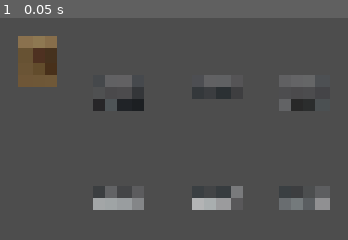
Above: before the commit, frame 1.
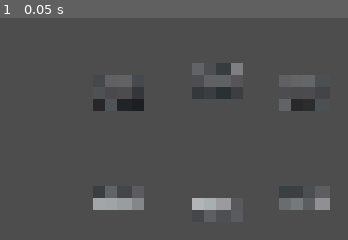
Above: after the commit, the same moment.

Repository: heathbar/triantis
Game: Godot game, scene res://levels/braid/strips/start2.tscn
The game is run twice, just before and just after one commit, with the same random seed, the same clock (stepped at 60 frames per second) and the same inputs. This scene is started directly instead of the project's main scene. Sound files missing from this copy of the repository are replaced by a short silence.
Inputs:
- Up to frame 1 (0.05 s): no input

The runs differ from the first frame. In frame 1, 2.9% of the frame differs, in the area x 5-70%, y 8-82%.

Commit message:
more maps and a sniper fix

Diff:
--- /dev/null
+++ b/levels/braid/junctions/crossing5.tscn
@@ -0,0 +1,74 @@
+[gd_scene format=3 uid="uid://dvjv32xx8l32p"]
+
+[ext_resource type="Script" uid="uid://dpwgdn1kr3u22" path="res://scripts/braid/braid_junction.gd" id="1_ne1lh"]
+[ext_resource type="Script" uid="uid://rjebii07ei8a" path="res://scripts/braid/braid_block.gd" id="2_rviwo"]
+[ext_resource type="Script" uid="uid://cxawcvhuwddeq" path="res://scripts/braid/braid_spawn.gd" id="3_p65jk"]
+
+[node name="Crossing" type="Node2D" unique_id=1944192971]
+script = ExtResource("1_ne1lh")
+difficulty = 3
+
+[node name="Block1" type="StaticBody2D" parent="." unique_id=724239315]
+texture_repeat = 2
+position = Vector2(0, 344)
+collision_layer = 16
+collision_mask = 0
+script = ExtResource("2_rviwo")
+size = Vector2(360, 32)
+
+[node name="Block2" type="StaticBody2D" parent="." unique_id=1278132381]
+texture_repeat = 2
+position = Vector2(920, 344)
+collision_layer = 16
+collision_mask = 0
+script = ExtResource("2_rviwo")
+size = Vector2(360, 32)
+
+[node name="Block3" type="StaticBody2D" parent="." unique_id=819782055]
+texture_repeat = 2
+position = Vector2(608, 328)
+collision_layer = 16
+collision_mask = 0
+script = ExtResource("2_rviwo")
+variant = 2
+
+[node name="Block4" type="StaticBody2D" parent="." unique_id=934899282]
+texture_repeat = 2
+position = Vector2(344, 150)
+collision_layer = 16
+collision_mask = 0
+script = ExtResource("2_rviwo")
+size = Vector2(360, 40)
+
+[node name="Block5" type="StaticBody2D" parent="." unique_id=99717221]
+texture_repeat = 2
+position = Vector2(344, 530)
+collision_layer = 16
+collision_mask = 0
+script = ExtResource("2_rviwo")
+size = Vector2(360, 40)
+
+[node name="Vent1" type="Node2D" parent="." unique_id=329035879]
+z_index = -10
+position = Vector2(200, 60)
+script = ExtResource("3_p65jk")
+
+[node name="Vent2" type="Node2D" parent="." unique_id=1112866934]
+z_index = -10
+position = Vector2(200, 660)
+script = ExtResource("3_p65jk")
+
+[node name="Vent3" type="Node2D" parent="." unique_id=1674509772]
+z_index = -10
+position = Vector2(640, 100)
+script = ExtResource("3_p65jk")
+
+[node name="Vent4" type="Node2D" parent="." unique_id=723029609]
+z_index = -10
+position = Vector2(640, 620)
+script = ExtResource("3_p65jk")
+
+[node name="Vent5" type="Node2D" parent="." unique_id=1260635230]
+z_index = -10
+position = Vector2(873, 359)
+script = ExtResource("3_p65jk")
--- /dev/null
+++ b/levels/braid/junctions/crossing6.tscn
@@ -0,0 +1,154 @@
+[gd_scene format=3 uid="uid://c5gmksr30t3ot"]
+
+[ext_resource type="Script" uid="uid://dpwgdn1kr3u22" path="res://scripts/braid/braid_junction.gd" id="1_mtp8d"]
+[ext_resource type="Script" uid="uid://rjebii07ei8a" path="res://scripts/braid/braid_block.gd" id="2_muify"]
+[ext_resource type="Script" uid="uid://cxawcvhuwddeq" path="res://scripts/braid/braid_spawn.gd" id="3_crl8x"]
+
+[node name="Crossing" type="Node2D" unique_id=1944192971]
+script = ExtResource("1_mtp8d")
+difficulty = 3
+
+[node name="Block1" type="StaticBody2D" parent="." unique_id=724239315]
+texture_repeat = 2
+position = Vector2(0, 344)
+collision_layer = 16
+collision_mask = 0
+script = ExtResource("2_muify")
+size = Vector2(360, 32)
+
+[node name="Block2" type="StaticBody2D" parent="." unique_id=1278132381]
+texture_repeat = 2
+position = Vector2(920, 344)
+collision_layer = 16
+collision_mask = 0
+script = ExtResource("2_muify")
+size = Vector2(360, 32)
+
+[node name="Block3" type="StaticBody2D" parent="." unique_id=1596398954]
+texture_repeat = 2
+position = Vector2(1025, 146)
+collision_layer = 16
+collision_mask = 0
+script = ExtResource("2_muify")
+variant = 2
+
+[node name="Block15" type="StaticBody2D" parent="." unique_id=497162351]
+texture_repeat = 2
+position = Vector2(1025, 504)
+collision_layer = 16
+collision_mask = 0
+script = ExtResource("2_muify")
+variant = 2
+
+[node name="Block4" type="StaticBody2D" parent="." unique_id=934899282]
+texture_repeat = 2
+position = Vector2(344, 138)
+collision_layer = 16
+collision_mask = 0
+script = ExtResource("2_muify")
+size = Vector2(96, 40)
+
+[node name="Block5" type="StaticBody2D" parent="." unique_id=99717221]
+texture_repeat = 2
+position = Vector2(344, 522)
+collision_layer = 16
+collision_mask = 0
+script = ExtResource("2_muify")
+size = Vector2(96, 40)
+
+[node name="Block6" type="StaticBody2D" parent="." unique_id=1933993866]
+texture_repeat = 2
+position = Vector2(440, 146)
+collision_layer = 16
+collision_mask = 0
+script = ExtResource("2_muify")
+size = Vector2(48, 48)
+
+[node name="Block8" type="StaticBody2D" parent="." unique_id=1688888670]
+texture_repeat = 2
+position = Vector2(488, 161)
+collision_layer = 16
+collision_mask = 0
+script = ExtResource("2_muify")
+size = Vector2(48, 48)
+
+[node name="Block9" type="StaticBody2D" parent="." unique_id=1302153909]
+texture_repeat = 2
+position = Vector2(536, 193)
+collision_layer = 16
+collision_mask = 0
+script = ExtResource("2_muify")
+size = Vector2(48, 64)
+
+[node name="Block10" type="StaticBody2D" parent="." unique_id=1969394811]
+texture_repeat = 2
+position = Vector2(584, 241)
+collision_layer = 16
+collision_mask = 0
+script = ExtResource("2_muify")
+size = Vector2(48, 72)
+
+[node name="Block14" type="StaticBody2D" parent="." unique_id=363732435]
+texture_repeat = 2
+position = Vector2(632, 274)
+collision_layer = 16
+collision_mask = 0
+script = ExtResource("2_muify")
+size = Vector2(48, 160)
+
+[node name="Block13" type="StaticBody2D" parent="." unique_id=1388550098]
+texture_repeat = 2
+position = Vector2(584, 402)
+collision_layer = 16
+collision_mask = 0
+script = ExtResource("2_muify")
+size = Vector2(48, 72)
+
+[node name="Block7" type="StaticBody2D" parent="." unique_id=455618390]
+texture_repeat = 2
+position = Vector2(440, 506)
+collision_layer = 16
+collision_mask = 0
+script = ExtResource("2_muify")
+size = Vector2(48, 48)
+
+[node name="Block11" type="StaticBody2D" parent="." unique_id=399479128]
+texture_repeat = 2
+position = Vector2(488, 490)
+collision_layer = 16
+collision_mask = 0
+script = ExtResource("2_muify")
+size = Vector2(48, 48)
+
+[node name="Block12" type="StaticBody2D" parent="." unique_id=1886030569]
+texture_repeat = 2
+position = Vector2(536, 442)
+collision_layer = 16
+collision_mask = 0
+script = ExtResource("2_muify")
+size = Vector2(48, 64)
+
+[node name="Vent1" type="Node2D" parent="." unique_id=329035879]
+z_index = -10
+position = Vector2(200, 60)
+script = ExtResource("3_crl8x")
+
+[node name="Vent2" type="Node2D" parent="." unique_id=1112866934]
+z_index = -10
+position = Vector2(200, 660)
+script = ExtResource("3_crl8x")
+
+[node name="Vent3" type="Node2D" parent="." unique_id=1674509772]
+z_index = -10
+position = Vector2(640, 100)
+script = ExtResource("3_crl8x")
+
+[node name="Vent4" type="Node2D" parent="." unique_id=723029609]
+z_index = -10
+position = Vector2(640, 620)
+script = ExtResource("3_crl8x")
+
+[node name="Vent5" type="Node2D" parent="." unique_id=1260635230]
+z_index = -10
+position = Vector2(873, 359)
+script = ExtResource("3_crl8x")
--- a/levels/braid/strips/start2.tscn
+++ b/levels/braid/strips/start2.tscn
@@ -16,14 +16,6 @@
 script = ExtResource("2_block")
 size = Vector2(64, 40)
 
-[node name="Block7" type="StaticBody2D" parent="." unique_id=682753769]
-texture_repeat = 2
-position = Vector2(64, 35)
-collision_layer = 16
-collision_mask = 0
-script = ExtResource("2_block")
-variant = 2
-
 [node name="Block2" type="StaticBody2D" parent="." unique_id=1851928309]
 texture_repeat = 2
 position = Vector2(177, 233)
@@ -34,7 +26,7 @@
 
 [node name="Block3" type="StaticBody2D" parent="." unique_id=469735432]
 texture_repeat = 2
-position = Vector2(304, 81)
+position = Vector2(304, 73)
 collision_layer = 16
 collision_mask = 0
 script = ExtResource("2_block")
@@ -42,7 +34,7 @@
 
 [node name="Block4" type="StaticBody2D" parent="." unique_id=1574330670]
 texture_repeat = 2
-position = Vector2(305, 241)
+position = Vector2(305, 249)
 collision_layer = 16
 collision_mask = 0
 script = ExtResource("2_block")
--- /dev/null
+++ b/levels/braid/strips/wiggly.tscn
@@ -0,0 +1,85 @@
+[gd_scene format=3 uid="uid://dy6h7rq8rpg10"]
+
+[ext_resource type="Script" uid="uid://cxdh76gh1h5sy" path="res://scripts/braid/braid_strip.gd" id="1_dic47"]
+[ext_resource type="Script" uid="uid://rjebii07ei8a" path="res://scripts/braid/braid_block.gd" id="2_yux7l"]
+[ext_resource type="Script" uid="uid://cxawcvhuwddeq" path="res://scripts/braid/braid_spawn.gd" id="3_rw7k7"]
+
+[node name="Bunkers" type="Node2D" unique_id=782590762]
+script = ExtResource("1_dic47")
+difficulty = 3
+
+[node name="Block1" type="StaticBody2D" parent="." unique_id=70776437]
+texture_repeat = 2
+position = Vector2(137, 105)
+collision_layer = 16
+collision_mask = 0
+script = ExtResource("2_yux7l")
+size = Vector2(375, 24)
+
+[node name="Block3" type="StaticBody2D" parent="." unique_id=1213107454]
+texture_repeat = 2
+position = Vector2(513, 232)
+collision_layer = 16
+collision_mask = 0
+script = ExtResource("2_yux7l")
+size = Vector2(256, 24)
+
+[node name="Block4" type="StaticBody2D" parent="." unique_id=1828496650]
+texture_repeat = 2
+position = Vector2(926, 282)
+collision_layer = 16
+collision_mask = 0
+script = ExtResource("2_yux7l")
+variant = 2
+
+[node name="Block5" type="StaticBody2D" parent="." unique_id=750917351]
+texture_repeat = 2
+position = Vector2(632, 16)
+collision_layer = 16
+collision_mask = 0
+script = ExtResource("2_yux7l")
+size = Vector2(24, 216)
+
+[node name="Block7" type="StaticBody2D" parent="." unique_id=2144849399]
+texture_repeat = 2
+position = Vector2(137, 129)
+collision_layer = 16
+collision_mask = 0
+script = ExtResource("2_yux7l")
+size = Vector2(24, 112)
+
+[node name="Block8" type="StaticBody2D" parent="." unique_id=1485741213]
+texture_repeat = 2
+position = Vector2(321, 232)
+collision_layer = 16
+collision_mask = 0
+script = ExtResource("2_yux7l")
+size = Vector2(24, 112)
+
+[node name="Block6" type="StaticBody2D" parent="." unique_id=817784269]
+texture_repeat = 2
+position = Vector2(1121, 96)
+collision_layer = 16
+collision_mask = 0
+script = ExtResource("2_yux7l")
+size = Vector2(24, 160)
+
+[node name="Vent1" type="Node2D" parent="." unique_id=2084473691]
+z_index = -10
+position = Vector2(200, 222)
+script = ExtResource("3_rw7k7")
+
+[node name="Vent2" type="Node2D" parent="." unique_id=1191928254]
+z_index = -10
+position = Vector2(602, 42)
+script = ExtResource("3_rw7k7")
+
+[node name="Vent3" type="Node2D" parent="." unique_id=1951194391]
+z_index = -10
+position = Vector2(1012, 315)
+script = ExtResource("3_rw7k7")
+
+[node name="Vent4" type="Node2D" parent="." unique_id=777845351]
+z_index = -10
+position = Vector2(706, 43)
+script = ExtResource("3_rw7k7")
--- /dev/null
+++ b/levels/braid/strips/wiggly2.tscn
@@ -0,0 +1,109 @@
+[gd_scene format=3 uid="uid://bt3rwhkiehqc2"]
+
+[ext_resource type="Script" uid="uid://cxdh76gh1h5sy" path="res://scripts/braid/braid_strip.gd" id="1_lqfwl"]
+[ext_resource type="Script" uid="uid://rjebii07ei8a" path="res://scripts/braid/braid_block.gd" id="2_6swu3"]
+[ext_resource type="Script" uid="uid://cxawcvhuwddeq" path="res://scripts/braid/braid_spawn.gd" id="3_67lvc"]
+
+[node name="Bunkers" type="Node2D" unique_id=782590762]
+script = ExtResource("1_lqfwl")
+difficulty = 3
+
+[node name="Block1" type="StaticBody2D" parent="." unique_id=70776437]
+texture_repeat = 2
+position = Vector2(137, 105)
+collision_layer = 16
+collision_mask = 0
+script = ExtResource("2_6swu3")
+size = Vector2(325, 24)
+
+[node name="Block3" type="StaticBody2D" parent="." unique_id=1213107454]
+texture_repeat = 2
+position = Vector2(345, 248)
+collision_layer = 16
+collision_mask = 0
+script = ExtResource("2_6swu3")
+size = Vector2(256, 24)
+
+[node name="Block4" type="StaticBody2D" parent="." unique_id=1828496650]
+texture_repeat = 2
+position = Vector2(302, 28)
+collision_layer = 16
+collision_mask = 0
+script = ExtResource("2_6swu3")
+variant = 2
+
+[node name="Block10" type="StaticBody2D" parent="." unique_id=236664839]
+texture_repeat = 2
+position = Vector2(683, 153)
+collision_layer = 16
+collision_mask = 0
+script = ExtResource("2_6swu3")
+variant = 2
+
+[node name="Block5" type="StaticBody2D" parent="." unique_id=750917351]
+texture_repeat = 2
+position = Vector2(600, 112)
+collision_layer = 16
+collision_mask = 0
+script = ExtResource("2_6swu3")
+size = Vector2(24, 160)
+
+[node name="Block7" type="StaticBody2D" parent="." unique_id=2144849399]
+texture_repeat = 2
+position = Vector2(137, 129)
+collision_layer = 16
+collision_mask = 0
+script = ExtResource("2_6swu3")
+size = Vector2(24, 112)
+
+[node name="Block8" type="StaticBody2D" parent="." unique_id=1485741213]
+texture_repeat = 2
+position = Vector2(321, 248)
+collision_layer = 16
+collision_mask = 0
+script = ExtResource("2_6swu3")
+size = Vector2(24, 96)
+
+[node name="Block9" type="StaticBody2D" parent="." unique_id=784538230]
+texture_repeat = 2
+position = Vector2(378, 16)
+collision_layer = 16
+collision_mask = 0
+script = ExtResource("2_6swu3")
+size = Vector2(24, 89)
+
+[node name="Block6" type="StaticBody2D" parent="." unique_id=817784269]
+texture_repeat = 2
+position = Vector2(1081, 16)
+collision_layer = 16
+collision_mask = 0
+script = ExtResource("2_6swu3")
+size = Vector2(24, 96)
+
+[node name="Block11" type="StaticBody2D" parent="." unique_id=1572069809]
+texture_repeat = 2
+position = Vector2(1017, 248)
+collision_layer = 16
+collision_mask = 0
+script = ExtResource("2_6swu3")
+size = Vector2(24, 96)
+
+[node name="Vent1" type="Node2D" parent="." unique_id=2084473691]
+z_index = -10
+position = Vector2(283, 295)
+script = ExtResource("3_67lvc")
+
+[node name="Vent2" type="Node2D" parent="." unique_id=1191928254]
+z_index = -10
+position = Vector2(435, 56)
+script = ExtResource("3_67lvc")
+
+[node name="Vent3" type="Node2D" parent="." unique_id=1951194391]
+z_index = -10
+position = Vector2(929, 184)
+script = ExtResource("3_67lvc")
+
+[node name="Vent4" type="Node2D" parent="." unique_id=777845351]
+z_index = -10
+position = Vector2(494, 308)
+script = ExtResource("3_67lvc")
--- a/scripts/braid/braid_link.gd
+++ b/scripts/braid/braid_link.gd
@@ -213,6 +213,7 @@
 		var positions := PackedVector2Array()
 		var kinds := PackedByteArray()
 		var states := PackedByteArray()
+		var healths := PackedInt32Array()
 		var picked := []
 		for id in _owned:
 			if near.has_point(_owned[id].global_position):
@@ -228,14 +229,16 @@
 			positions.append(enemy.global_position)
 			kinds.append(enemy.net_kind)
 			states.append(enemy.net_state())
+			healths.append(enemy.damage_to_kill())
 		if ids.is_empty() and not _sent_enemies_to.get(squad, false):
 			continue
 		_sent_enemies_to[squad] = not ids.is_empty()
-		Squads.send_enemies(squad, game.round_index(), ids, positions, kinds, states)
+		Squads.send_enemies(squad, game.round_index(), ids, positions, kinds, states, healths)
 
 
 func _on_remote_enemies(owner_squad: int, wave: int, ids: PackedInt32Array,
-		positions: PackedVector2Array, kinds: PackedByteArray, states: PackedByteArray) -> void:
+		positions: PackedVector2Array, kinds: PackedByteArray, states: PackedByteArray,
+		healths: PackedInt32Array) -> void:
 	if owner_squad == my_squad or not game.is_wave_running() or wave != game.round_index():
 		return
 	_mirrors_heard[owner_squad] = _clock
@@ -252,6 +255,8 @@
 				_mirrors[key] = mirror
 		if mirror and i < states.size():
 			mirror.mirror_state(states[i])
+		if mirror and i < healths.size():
+			mirror.mirror_health(healths[i])
 	for key in _mirrors.keys():
 		if key.x == owner_squad and not listed.has(key):
 			_remove_mirror(key)
--- a/scripts/enemyai/chasesplayer.gd
+++ b/scripts/enemyai/chasesplayer.gd
@@ -34,6 +34,10 @@
 const STUCK_COUNT_MAX := 20
 const NO_REMOTE_KILLER := Vector2i(-1, -1)
 const NetFollow := preload("res://scripts/net/net_follow.gd")
+## Mirror: seconds after one of our hits in which its owner's reports can't
+## raise its health back (a report sent before our hit got there). About a
+## round trip online, with room to spare.
+const MIRROR_HOLD := 0.6
 ## Hit flash: like the player's (character_body.gd FLASH_COLOR, FLASH_HOLD,
 ## FLASH_FADE; player_sprite.gd FLASH_STRENGTH), when a hit doesn't kill it.
 const HIT_FLASH_SHADER := preload("res://scripts/enemyai/hit_flash.gdshader")
@@ -84,6 +88,14 @@
 ## enters the tree.
 var is_mirror := false
 var forward_hit := Callable()
+## Mirror: the damage its owner's copy still needs to die (their
+## damage_to_kill(), less the hits we've sent since), or -1 before the first
+## report. At 0 we take it for dead: it leaves "enemies" so shots (overkill
+## ones especially) fly on past it while the news of its death is on its way.
+var _mirror_needed := -1
+## Mirror: seconds left in which reports may lower _mirror_needed but not
+## raise it (ones sent before our hits reached the owner).
+var _mirror_hold := 0.0
 var _follow: NetFollow
 ## Velocity from being shoved by hits; decays each physics frame.
 var _knockback_velocity := Vector2.ZERO
@@ -199,6 +211,11 @@
 	if is_mirror:
 		forward_hit.call(amount, source, knockback)
 		flash_hit()  # (its owner's copy decides if it dies; if so it vanishes)
+		if _mirror_needed > 0:
+			_mirror_needed = maxi(_mirror_needed - amount, 0)
+			_mirror_hold = MIRROR_HOLD
+			if _mirror_needed == 0:
+				remove_from_group("enemies")
 		return
 	if is_dead():
 		return
@@ -285,6 +302,28 @@
 	pass
 
 
+## The damage (before damage_taken_multiplier) that would kill it now; 0 once
+## dead. A mirror goes by its owner's reports (see _mirror_needed; -1 if it
+## hasn't had one).
+func damage_to_kill() -> int:
+	if is_mirror:
+		return _mirror_needed
+	if is_dead():
+		return 0
+	return ceili(health / maxf(damage_taken_multiplier, 0.01))
+
+
+## Mirror: its owner's damage_to_kill() for it.
+func mirror_health(needed: int) -> void:
+	if _mirror_hold > 0.0 and _mirror_needed >= 0:
+		needed = mini(needed, _mirror_needed)
+	_mirror_needed = needed
+	# We took it for dead but it isn't (a hit was weaker there than we thought).
+	if needed > 0 and _mirror_hold <= 0.0 and not is_in_group("enemies") \
+			and not is_queued_for_deletion():
+		add_to_group("enemies")
+
+
 ## Squads game: a hit from another squad's player, sent by their game.
 func take_remote_damage(amount: int, squad: int, slot: int,
 		knockback := Vector2.ZERO) -> void:
@@ -343,6 +382,7 @@
 
 func _physics_process(delta: float) -> void:
 	if is_mirror:
+		_mirror_hold = maxf(_mirror_hold - delta, 0.0)
 		if _follow:
 			global_position = _follow.step(global_position, delta)
 		return
--- a/scripts/net/squad_link.gd
+++ b/scripts/net/squad_link.gd
@@ -244,6 +244,7 @@
 		var positions := PackedVector2Array()
 		var kinds := PackedByteArray()
 		var states := PackedByteArray()
+		var healths := PackedInt32Array()
 		for id in _owned:
 			var enemy: Variant = _owned[id]
 			if near.has_point(enemy.global_position):
@@ -251,15 +252,17 @@
 				positions.append(_to_shared(enemy.global_position))
 				kinds.append(enemy.net_kind)
 				states.append(enemy.net_state())
+				healths.append(enemy.damage_to_kill())
 		if ids.is_empty() and not _sent_enemies_to.get(squad, false):
 			continue
 		_sent_enemies_to[squad] = not ids.is_empty()
-		Squads.send_enemies(squad, game.director.index, ids, positions, kinds, states)
+		Squads.send_enemies(squad, game.director.index, ids, positions, kinds, states, healths)
 
 
 ## The full list of `owner_squad`'s enemies near our map.
 func _on_remote_enemies(owner_squad: int, wave: int, ids: PackedInt32Array,
-		positions: PackedVector2Array, kinds: PackedByteArray, states: PackedByteArray) -> void:
+		positions: PackedVector2Array, kinds: PackedByteArray, states: PackedByteArray,
+		healths: PackedInt32Array) -> void:
 	if owner_squad == my_squad or not game.is_wave_running() or wave != game.director.index:
 		return
 	_mirrors_heard[owner_squad] = _clock
@@ -277,6 +280,8 @@
 				_mirrors[key] = mirror
 		if mirror and i < states.size():
 			mirror.mirror_state(states[i])
+		if mirror and i < healths.size():
+			mirror.mirror_health(healths[i])
 	# Anything not listed has moved away from our map (or died).
 	for key in _mirrors.keys():
 		if key.x == owner_squad and not listed.has(key):
--- a/scripts/net/squads.gd
+++ b/scripts/net/squads.gd
@@ -43,7 +43,8 @@
 ## World sync (see scripts/net/squad_link.gd for what these carry).
 signal remote_players(squad: int, players: Array, shots: Array)
 signal remote_enemies(owner_squad: int, wave: int, ids: PackedInt32Array,
-	positions: PackedVector2Array, kinds: PackedByteArray, states: PackedByteArray)
+	positions: PackedVector2Array, kinds: PackedByteArray, states: PackedByteArray,
+	healths: PackedInt32Array)
 signal enemy_hit(shooter_squad: int, enemy_id: int, damage: int, shooter_slot: int,
 		knockback: Vector2)
 signal enemy_died(owner_squad: int, enemy_id: int, killer_squad: int, killer_slot: int,
@@ -671,20 +672,22 @@
 		remote_players.emit(squad, players, shots)
 
 
-## Our enemies near `to_squad`'s map, to that squad.
+## Our enemies near `to_squad`'s map, to that squad. `healths` is each one's
+## damage_to_kill(), so overkill shots there know when they've killed it.
 func send_enemies(to_squad: int, wave: int, ids: PackedInt32Array,
-		positions: PackedVector2Array, kinds: PackedByteArray, states: PackedByteArray) -> void:
+		positions: PackedVector2Array, kinds: PackedByteArray, states: PackedByteArray,
+		healths: PackedInt32Array) -> void:
 	var peer := _peer_of_squad(to_squad)
 	if in_game() and peer != 0:
-		_net_enemies.rpc_id(peer, wave, ids, positions, kinds, states)
+		_net_enemies.rpc_id(peer, wave, ids, positions, kinds, states, healths)
 
 
 @rpc("any_peer", "unreliable_ordered")
 func _net_enemies(wave: int, ids: PackedInt32Array, positions: PackedVector2Array,
-		kinds: PackedByteArray, states: PackedByteArray) -> void:
+		kinds: PackedByteArray, states: PackedByteArray, healths: PackedInt32Array) -> void:
 	var squad := _sender_squad()
 	if squad >= 0:
-		remote_enemies.emit(squad, wave, ids, positions, kinds, states)
+		remote_enemies.emit(squad, wave, ids, positions, kinds, states, healths)
 
 
 ## One of our players hit `owner_squad`'s enemy.
--- a/scripts/projectile.gd
+++ b/scripts/projectile.gd
@@ -30,7 +30,8 @@
 var from_equipment := false
 ## Overkill (the sniper rifle, Guns "overkill"): when the shot kills an
 ## enemy it flies on with the damage that enemy didn't need, until it runs
-## out or meets one it can't kill. Bosses always stop it.
+## out or meets one it can't kill. Bosses always stop it; other squads'
+## enemies count too (see deal_overkill).
 var overkill := false
 ## Squads game: another squad's shot, just for show (scripts/net/squad_link.gd).
 ## It stops at the first enemy it meets but doesn't hurt it (the real shot, in
@@ -77,19 +78,16 @@
 
 
 ## Deals `amount` to `enemy` (BossBody.deal) and returns the damage it
-## didn't need if that killed it, else 0. Bosses and other squads' mirrored
-## enemies (whose health lives in another game) always give 0.
+## didn't need if that killed it, else 0. Bosses always give 0. Another
+## squad's enemy (a mirror) goes by the health its owner last reported: when
+## our hit should kill it the shot flies on, and its owner's game decides.
 static func deal_overkill(enemy: Node, amount: int, source: Node, knockback: Vector2, at: Vector2,
 		from_equipment := false) -> int:
 	var needed := -1
-	if not enemy is BossBody and not enemy.get("is_mirror") and enemy.has_method("is_dead") \
-			and enemy.get("health") is int:
-		var mult := 1.0
-		if enemy.get("damage_taken_multiplier") is float:
-			mult = maxf(enemy.damage_taken_multiplier, 0.01)
-		needed = ceili(enemy.health / mult)
+	if not enemy is BossBody and enemy.has_method("damage_to_kill"):
+		needed = enemy.damage_to_kill()
 	BossBody.deal(enemy, amount, source, knockback, at, from_equipment)
-	if needed < 0 or not is_instance_valid(enemy) or not enemy.is_dead():
+	if needed < 0 or not is_instance_valid(enemy) or enemy.damage_to_kill() != 0:
 		return 0
 	return maxi(amount - needed, 0)
 
